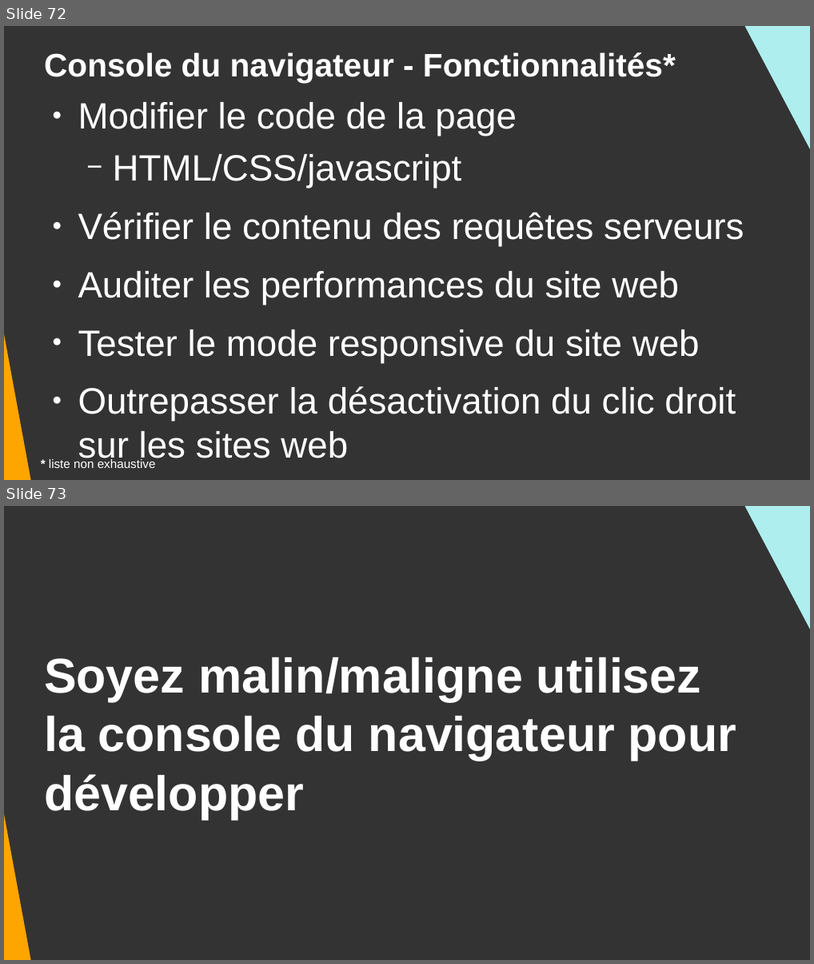
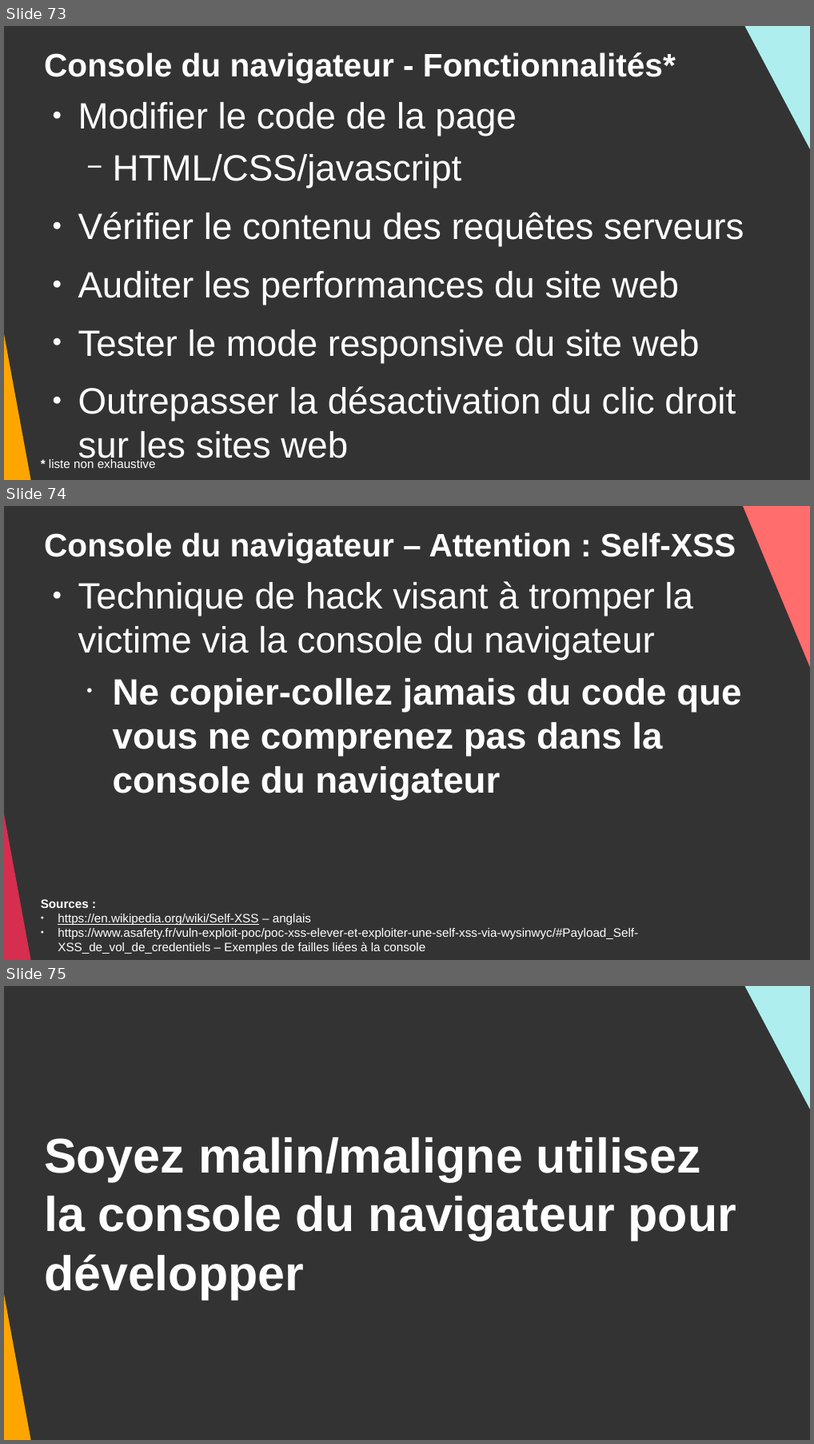
Before and after one commit to DanYellow/cours, a slide deck: integration-web-s1/travaux-pratiques/numero-3/presentation.odp. Shown one above the other, each under a label of ours: slides 72 and 73 before the commit, slides 73, 74 and 75 after it. The pictures are 814x964 and 814x1444 pixels, drawn with LibreOffice and Linux fonts; fonts in the diff are those of the drawing. Boxes give left, top, right and bottom in pixels: in the first picture for what was removed or moved away, otherwise in the second. Text is boxed around its words. In the diff, an @@ line names an element or a change of style, - is before the commit and + after.

```diff
--- a/integration-web-s1/travaux-pratiques/numero-3/presentation.odp
+++ b/integration-web-s1/travaux-pratiques/numero-3/presentation.odp
@@ slide 74 added at box(4, 506, 810, 960), background #333333 @@
@@ right triangle added at box(735, 506, 810, 722), fill #FF6D6D @@
@@ title added at box(44, 532, 736, 562), 32 pt, text #FFFFFF, bold @@
+Console du navigateur – Attention : Self-XSS
@@ right triangle added at box(4, 576, 34, 960), fill #D62E4E @@
@@ text added at box(78, 581, 742, 800), 36 pt, text #FFFFFF, bold @@
+● Technique de hack visant à tromper la victime via la console du navigateur
+  • Ne copier-collez jamais du code que vous ne comprenez pas dans la console du navigateur
@@ text added at box(41, 899, 638, 953), 12 pt, text #FFFFFF @@
+Sources :
+● https://en.wikipedia.org/wiki/Self-XSS – anglais
+● https://www.asafety.fr/vuln-exploit-poc/poc-xss-elever-et-exploiter-une-self-xss-via-wysinwyc/#Payload_Self-XSS_de_vol_de_credentiels – Exemples de failles liées à la console
@@ what was slide 72 is now slide 73 @@
@@ what was slide 73 is now slide 75 @@
```
Also in this commit, not shown: 1 slide changed, 1 other slide added, 2 other files.
